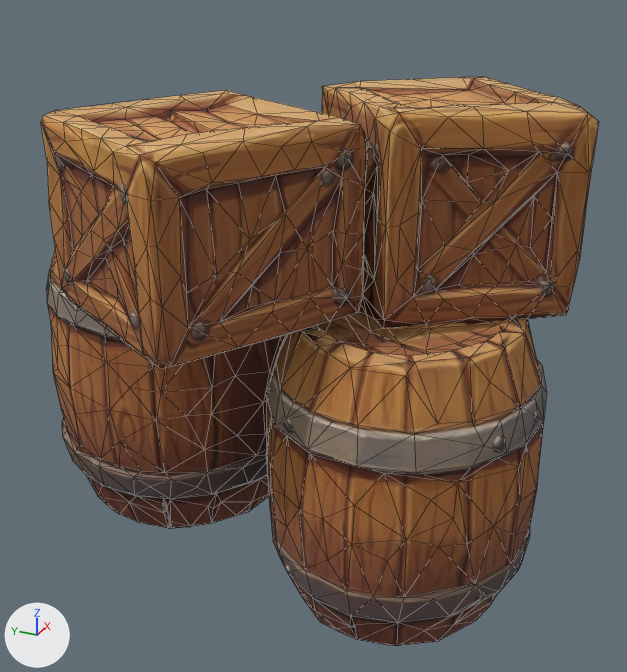
An edit to the FBX model Assets/_DOB/04.Art/Models/Environment/SM_Env_BarrelSet.fbx, drawn before and after from the same camera.
The view is the same before and after, from a 50 mm camera at (-1.744, -0.843, 1.371) aimed at (-0.011, -0.063, 0.505). The lights are fixed; the arrows at lower left show +X, +Y and +Z. The older version comes first. Mesh edges are drawn as thin lines. Where no turn or scale is listed for an object, it has been applied to the vertices. Vertices at exactly the same position are counted once.

The first picture shows 'SM_Env_BarrelSet'.
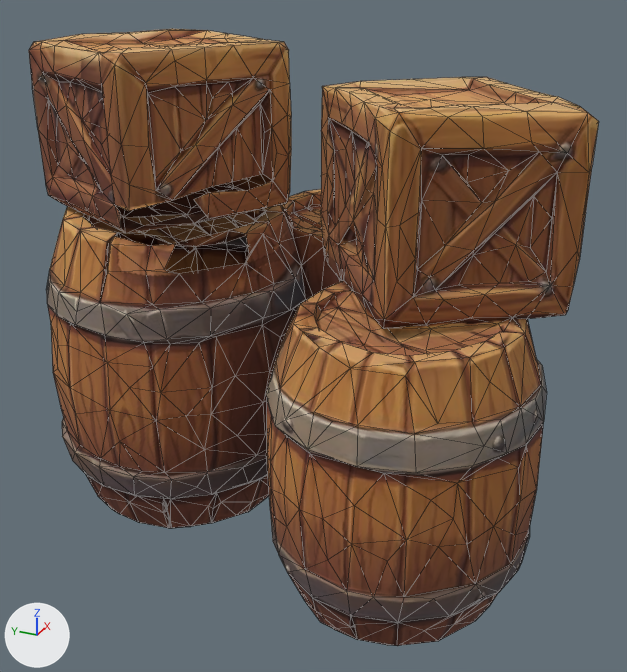
The change in detail:
me_sm_env_barrelset is used by ob_sm_env_barrelset; location (0.0, 0.0, 0.0).
me_sm_env_barrelset had 1648 vertices, 3348 faces and spanned x -0.657..0.657, y -0.654..0.654, z 0.0..1.1.
me_sm_env_barrelset now has 1684 vertices, 3329 faces and spans x -0.49..0.657, y -0.654..0.654, z 0.0..1.17.
me_sm_env_barrelset part 1: a new loose piece of 294 vertices spanning x -0.29..0.29, y 0.039..0.621, z 0.786..1.17, in mat_m_env_barrelset.
me_sm_env_barrelset part 2: 288 vertices removed from x -0.657..-0.084, y -0.287..0.295, z 0.701..1.085; 30 vertices added at x -0.209..0.221, y 0.109..0.536, z 0.722..0.75.

Where the change shows, as pixel boxes [x1, y1, x2, y2] in the pictures (627 x 672 px):
'SM_Env_BarrelSet', reshaped (8% taller): before [41, 77, 599, 646]; after [29, 29, 599, 646]
part 1 of me_sm_env_barrelset, added (brown): after [29, 29, 291, 233]
part 2 of me_sm_env_barrelset, cut back: before [41, 90, 366, 369]; after [83, 213, 256, 253]
